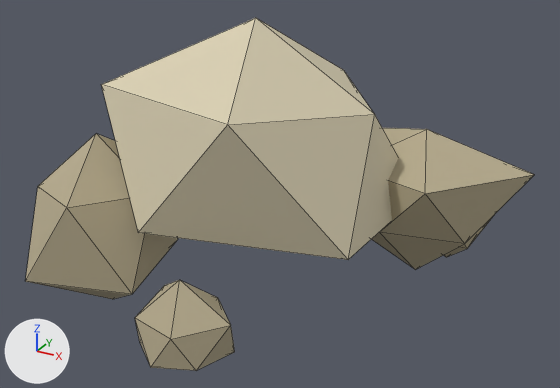
Two versions of the glTF model 美术/模型/岩石.glb, one commit apart.
One viewpoint serves both versions: a camera (50 mm lens) standing at (1.79, -3.04, 1.87) and looking at (0.18, -0.1, 0.4). Lighting does not change. The marker at lower left points along +X, +Y and +Z. The picture after the commit comes second. Mesh edges are drawn as thin lines. Vertices at exactly the same position are counted once.

Objects in the first picture: 'rock_M_stone', 'rock_M_stone_dark'.
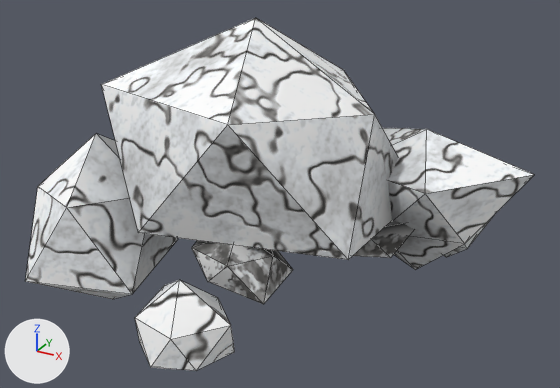
Edits to the scene script, one JSON object a line:
```json
{"op": "add", "block": "img_rock_normal", "code": ["img_rock_normal = load_image('rock_normal', '_unpacked/rock_normal', 512, 512, 'Non-Color')"]}
{"op": "add", "block": "img_rock_albedo", "code": ["img_rock_albedo = load_image('rock_albedo', '_unpacked/rock_albedo', 512, 512, 'sRGB')"]}
{"op": "add", "block": "img_leaf_albedo", "code": ["img_leaf_albedo = load_image('leaf_albedo', '_unpacked/leaf_albedo', 512, 512, 'sRGB')"]}
{"op": "add", "block": "img_leaf_normal", "code": ["img_leaf_normal = load_image('leaf_normal', '_unpacked/leaf_normal', 512, 512, 'Non-Color')"]}
{"op": "add", "block": "mat_m_rock_dark", "code": ["mat_m_rock_dark = bpy.data.materials.new('M_rock_dark')", "# uses the picture img_rock_albedo", "# uses the picture img_rock_normal"]}
{"op": "add", "block": "mat_m_rock", "code": ["mat_m_rock = bpy.data.materials.new('M_rock')", "# uses the picture img_rock_albedo", "# uses the picture img_rock_normal"]}
{"op": "add", "block": "mat_m_leaf_dark", "code": ["mat_m_leaf_dark = bpy.data.materials.new('M_leaf_dark')", "# uses the picture img_leaf_albedo", "# uses the picture img_leaf_normal"]}
{"block": "me_rock_m_stone", "where": "me_rock_m_stone.from_pydata(...)  # 12 vertices, 20 faces; spans x -0.753..0.694, y -0.673..0.524, z 0.09..1.189"}
{"block": "me_rock_m_stone", "where": "# used by ob_rock_m_stone; location = (0.0, 0.0, 0.0)"}
{"op": "remove", "block": "me_rock_m_stone", "code": "me_rock_m_stone.materials.append(mat_m_stone)  # beige #d9cfb2"}
{"block": "me_rock_m_stone", "change": "me_rock_m_stone part 1: texture (UV) coordinates changed"}
{"block": "me_rock_m_stone", "change": "me_rock_m_stone part 2: vertex colours changed"}
{"op": "add", "block": "me_rock_m_stone", "code": "me_rock_m_stone.materials.append(mat_m_rock)"}
{"block": "me_rock_m_stone_dark", "where": "me_rock_m_stone_dark.from_pydata(...)  # 60 vertices, 100 faces; spans x -1.19..1.23, y -1.07..0.77, z -0.23..0.67"}
{"block": "me_rock_m_stone_dark", "where": "# used by ob_rock_m_stone_dark; location = (0.0, 0.0, 0.0)"}
{"op": "remove", "block": "me_rock_m_stone_dark", "code": "me_rock_m_stone_dark.materials.append(mat_m_stone_dark)  # beige #b4a98c"}
{"block": "me_rock_m_stone_dark", "change": "me_rock_m_stone_dark part 3: texture (UV) coordinates changed"}
{"block": "me_rock_m_stone_dark", "change": "me_rock_m_stone_dark part 4: vertex colours changed"}
{"op": "add", "block": "me_rock_m_stone_dark", "code": "me_rock_m_stone_dark.materials.append(mat_m_rock_dark)"}
{"op": "add", "block": "me_rock_m_leaf_dark", "code": ["me_rock_m_leaf_dark = bpy.data.meshes.new('rock_M_leaf_dark')", "me_rock_m_leaf_dark.from_pydata(...)  # 48 vertices, 80 faces; spans x -0.81..0.81, y -0.63..0.72, z 0.06..0.42", "me_rock_m_leaf_dark.materials.append(mat_m_leaf_dark)"]}
{"op": "add", "block": "ob_rock_m_leaf_dark", "code": ["ob_rock_m_leaf_dark = bpy.data.objects.new('rock_M_leaf_dark', me_rock_m_leaf_dark)", "ob_rock_m_leaf_dark.location = (0.0, 0.0, 0.0)"]}
```

Changed parts and their boxes [x1, y1, x2, y2] in the pictures (560 x 388 px):
```json
{"object": "rock_M_stone", "change": "recoloured, surface changed", "before": [101, 18, 398, 260], "after": [101, 18, 398, 260]}
{"object": "rock_M_stone_dark", "change": "recoloured, surface changed", "before": [26, 128, 534, 371], "after": [26, 128, 534, 371], "on screen": "beige to white"}
{"object": "rock_M_leaf_dark", "change": "added", "after": [192, 220, 415, 304]}
```
